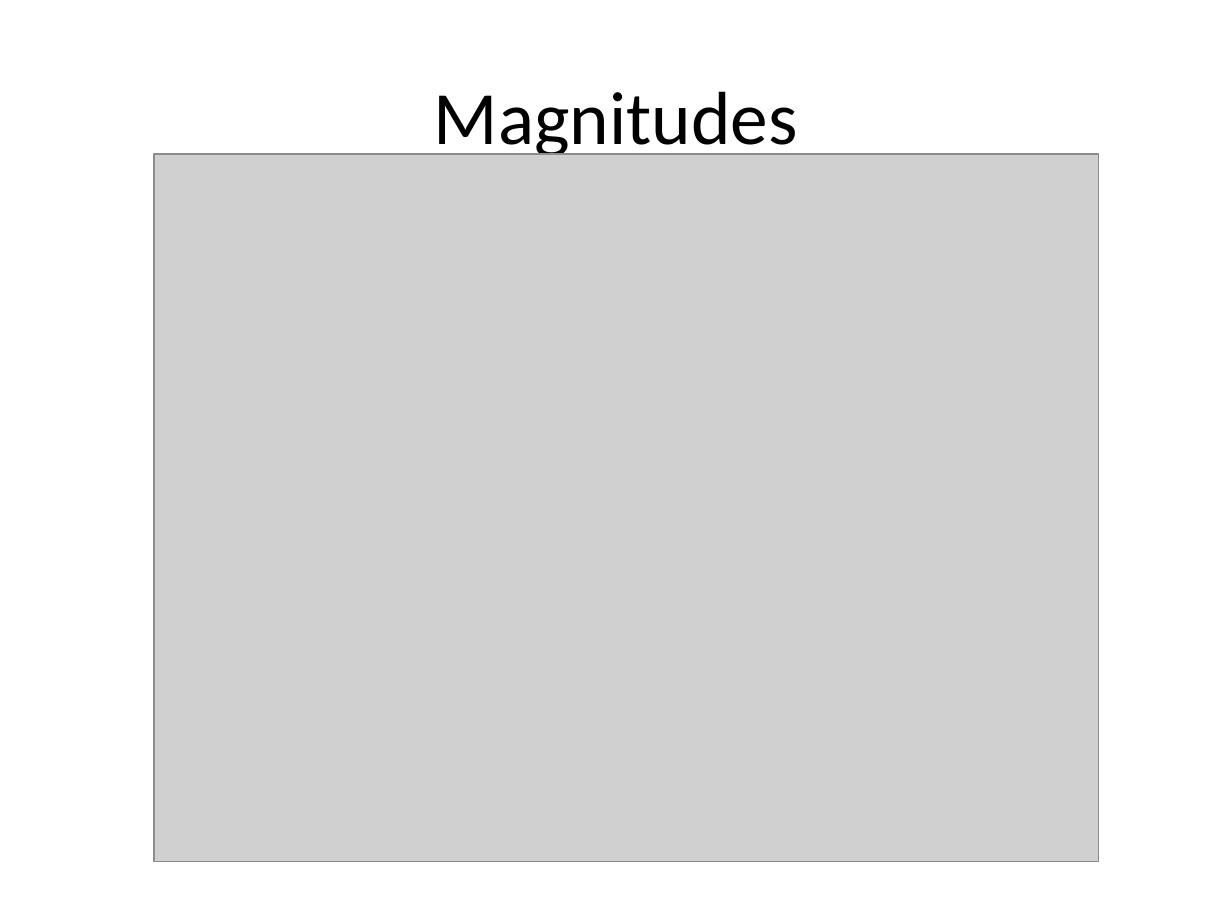
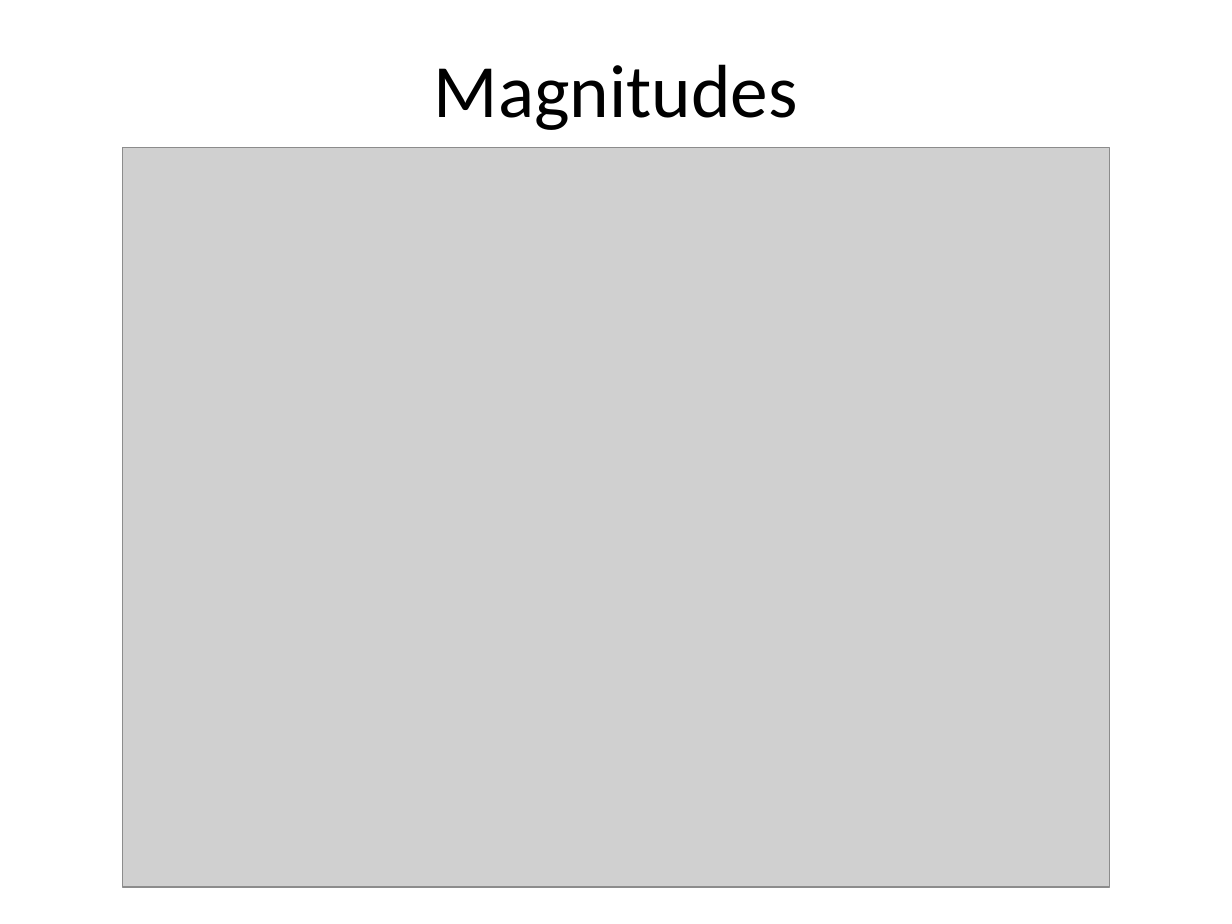
Before and after one commit to rprimi/ds_stat, a slide deck: slide 15 of slides/a3_correlacao.pptx. Drawn at 1232x924 pixels with LibreOffice and Linux fonts; fonts in the diff are those of the drawing; grey boxes stand for pictures. Boxes give left, top, right and bottom in pixels: in the first picture for what was removed or moved away, otherwise in the second. Text is boxed around its words. In the diff, an @@ line names an element or a change of style, - is before the commit and + after.

```diff
--- a/slides/a3_correlacao.pptx
+++ b/slides/a3_correlacao.pptx
@@ title "Magnitudes" rewrapped from [434,91,798,161] to [434,64,798,130] @@
@@ picture: place and size @@
-picture at [154,154,1099,861]
+picture at [122,148,1109,887]
```
Also in this commit, not shown: 1 other slide changed, 1 slide added, 1 slide removed.
